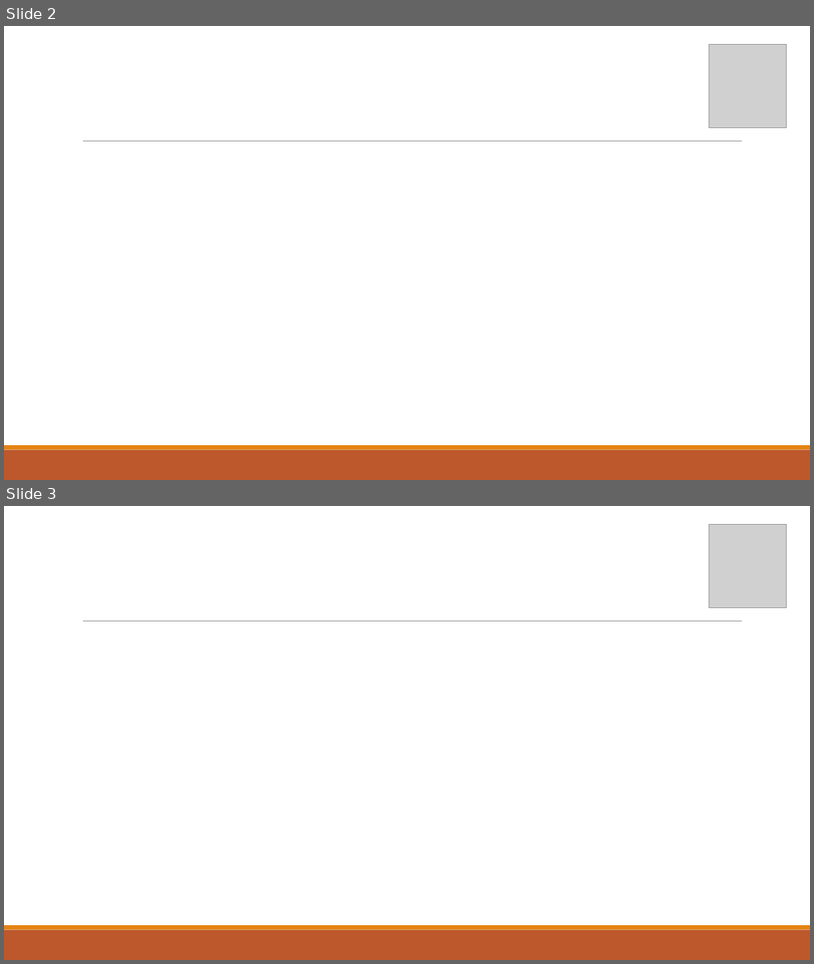
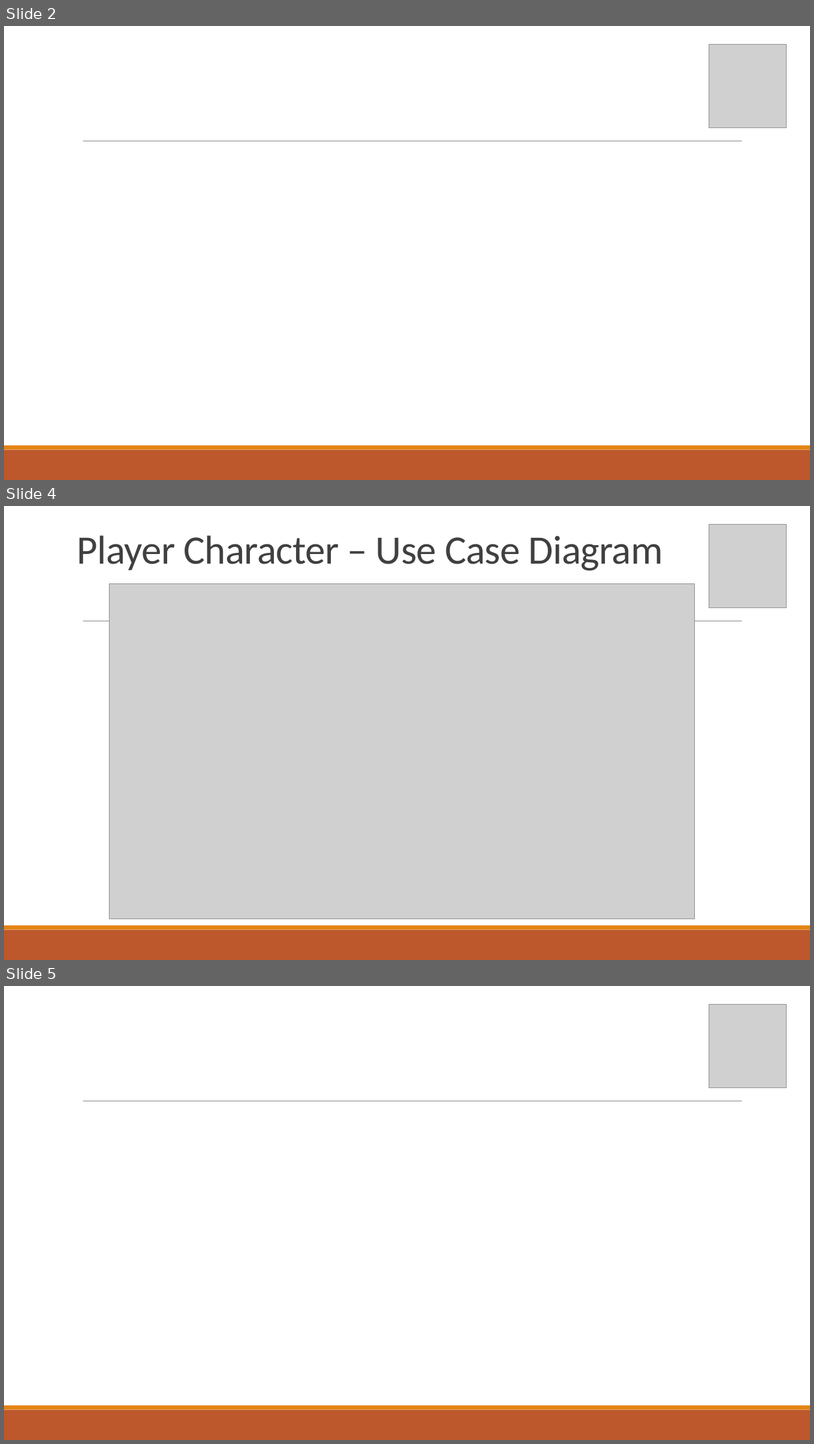
Before and after one commit to Corbono2/Banana-Clone, a slide deck: docs/Debugger.pptx. Shown one above the other, each under a label of ours: slides 2 and 3 before the commit, slides 2, 4 and 5 after it; the slides between them are not shown. The pictures are 814x964 and 814x1444 pixels, drawn with LibreOffice and Linux fonts; fonts in the diff are those of the drawing; grey boxes stand for pictures. Boxes give left, top, right and bottom in pixels: in the first picture for what was removed or moved away, otherwise in the second. Text is boxed around its words. In the diff, an @@ line names an element or a change of style, - is before the commit and + after.

```diff
--- a/docs/Debugger.pptx
+++ b/docs/Debugger.pptx
@@ slide 4 added at box(4, 506, 810, 960), background #FFFFFF; not listed: 3 template elements that a slide beside it also shows @@
@@ text added at box(77, 535, 663, 571), 48 pt, text #404040 @@
+Player Character – Use Case Diagram
@@ picture added at box(710, 524, 787, 607) @@
@@ picture added at box(109, 583, 695, 919) @@
@@ what was slide 3 is now slide 5 @@
```
Also in this commit, not shown: 7 slides changed, 1 other slide added.
